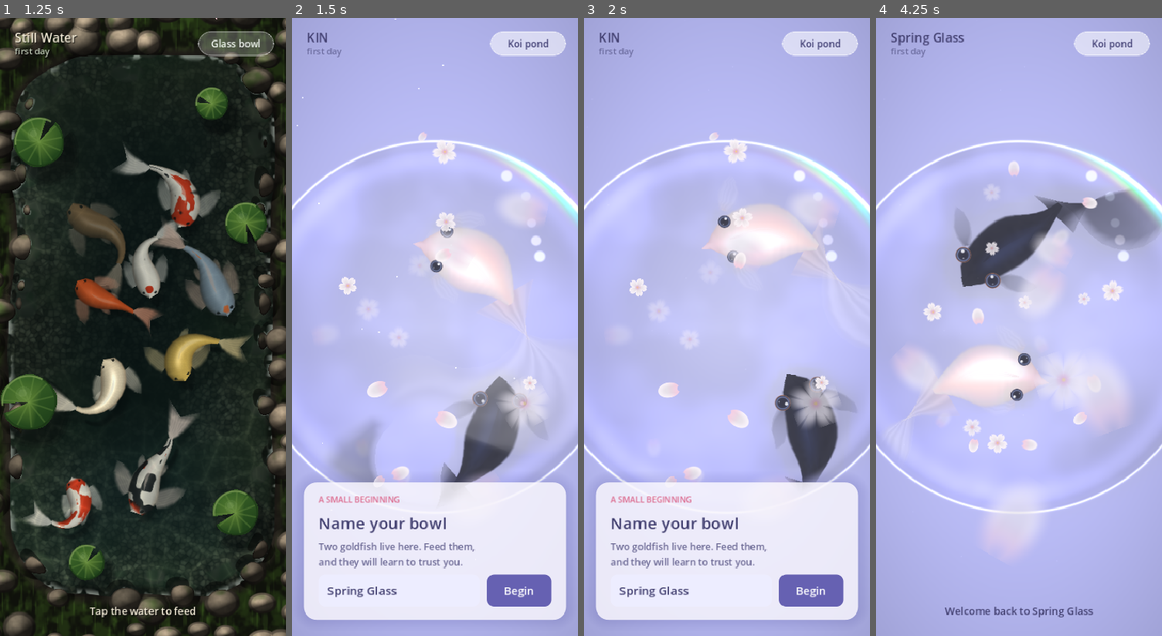
Above: before the commit, frames 1-4 (left to right).
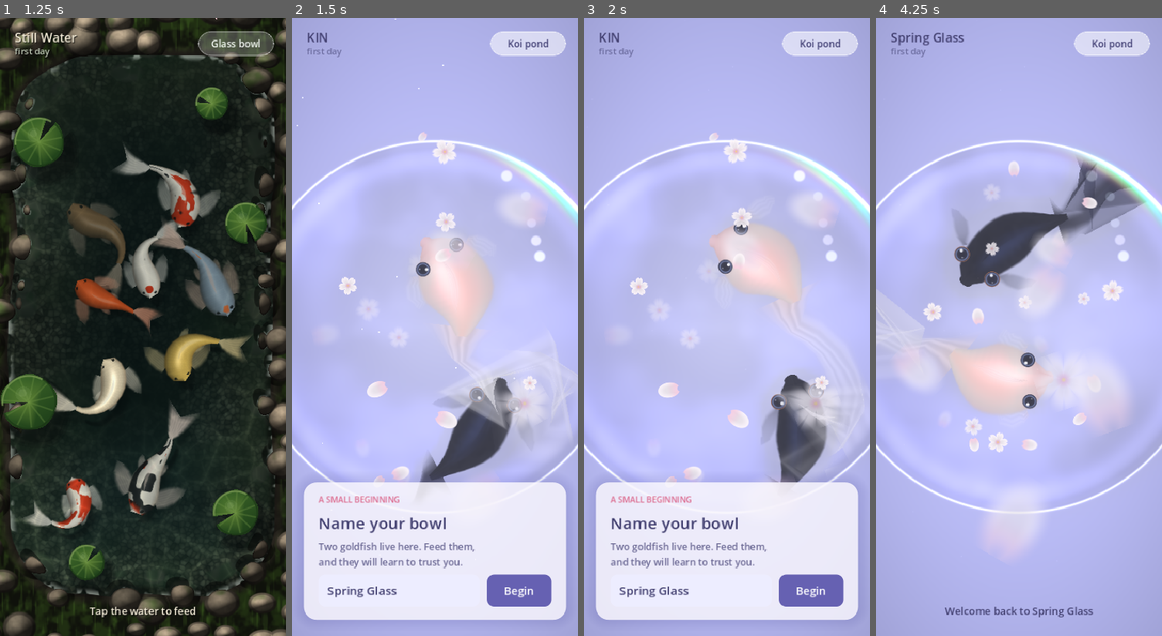
Above: after the commit, the same moments.

Repository: aeiouvcode/kin-living-pond
Game: Godot game, scene res://main.tscn
The game is run twice, just before and just after one commit, with the same random seed, the same clock (stepped at 60 frames per second) and the same inputs.
Inputs:
- Up to frame 1 (1.25 s): click "Begin" at 0.5 s
- Up to frame 2 (1.5 s): click "Glass bowl" at 1.25 s
- Up to frame 3 (2 s): no input
- Up to frame 4 (4.25 s): click "Begin" at 2 s; click "Koi pond" at 2.75 s; click "Glass bowl" at 3.5 s

Frame 1 is identical in both runs. In frame 2, 7.7% of the frame differs, in the area x 12-95%, y 33-77%; in frame 3, 6.5%; in frame 4, 6.4%.

Commit message:
KIN cycle 6: rounder peach ryukin, rounded demekin head, crossing-free soft veils

Diff:
--- a/godot/bowl.gd
+++ b/godot/bowl.gd
@@ -253,8 +253,8 @@
 
 func _build_fish() -> void:
 	var defs = [
-		{"name": "Momo", "kind": 0, "len": 112.0, "w": 54.0, "tail": 190.0, "bold": 0.45},
-		{"name": "Kuro", "kind": 1, "len": 124.0, "w": 44.0, "tail": 150.0, "bold": 0.75},
+		{"name": "Momo", "kind": 0, "len": 104.0, "w": 62.0, "tail": 185.0, "bold": 0.45},
+		{"name": "Kuro", "kind": 1, "len": 124.0, "w": 44.0, "tail": 160.0, "bold": 0.75},
 	]
 	var s = _fish_scale()
 	for i in defs.size():
--- a/godot/goldfish.gd
+++ b/godot/goldfish.gd
@@ -211,7 +211,7 @@
 	var back = (spine[N - 1] - spine[N - 2]).normalized()
 	var side = back.orthogonal()
 	var tseg = tail_len / float(TM - 1)
-	var spread = 0.55 + 0.2 * (1.0 - clampf(speed / 40.0, 0.0, 1.0))
+	var spread = (0.68 if kind == 0 else 0.66) + 0.2 * (1.0 - clampf(speed / 40.0, 0.0, 1.0))
 	var beat = sin(phase) * 0.35
 	var k = clampf(dt * 60.0, 0.2, 1.0)
 	for s in strands.size():
@@ -256,6 +256,27 @@
 			for i in range(2, TM):
 				m[i] = m[i].lerp((a[i] + c[i]) * 0.5, 0.25)
 			strands[s] = m
+	# Keep the strands in order across the veil at every joint. If two swap
+	# sides the membrane between them flips over and draws as a dark shard.
+	for i in range(1, TM):
+		var m = Vector2.ZERO
+		var mp = Vector2.ZERO
+		for s in S:
+			m += strands[s][i]
+			mp += strands[s][i - 1]
+		m /= float(S)
+		mp /= float(S)
+		var lat = (m - mp).normalized().orthogonal()
+		var minsep = width * 0.03 * (1.0 + float(i) * 0.3)
+		var prev_p = -INF
+		for s in S:
+			var st: PackedVector2Array = strands[s]
+			var pj = (st[i] - m).dot(lat)
+			if pj < prev_p + minsep:
+				st[i] += lat * (prev_p + minsep - pj)
+				pj = prev_p + minsep
+				strands[s] = st
+			prev_p = pj
 	var fwd = Vector2.from_angle(heading)
 	for sd in 2:
 		var sgn = -1.0 if sd == 0 else 1.0
@@ -283,7 +304,7 @@
 		var head1 = pow(clampf(u / 0.1, 0.0, 1.0), 0.4)
 		return width * 0.5 * pow(s, 0.45) * (0.7 + 0.3 * head1) * (1.0 - 0.7 * smoothstep(0.45, 1.0, u))
 	var head = pow(clampf(u / 0.18, 0.0, 1.0), 0.5)
-	return width * 0.5 * pow(s, 0.75) * (0.55 + 0.45 * head) * (1.0 - 0.45 * smoothstep(0.55, 1.0, u))
+	return width * 0.5 * pow(s, 0.6) * (0.62 + 0.38 * head) * (1.0 - 0.45 * smoothstep(0.55, 1.0, u))
 
 func build_mesh() -> void:
 	var pts = PackedVector2Array()
@@ -353,12 +374,19 @@
 		uvs.append(Vector2(u2, 1.0))
 		for _j in 3:
 			cols.append(body)
-	var nose = sp[0] + tn[0] * width * 0.12 * sc
-	pts.append(nose)
-	uvs.append(Vector2(0.0, 0.5))
-	cols.append(body)
-	var ni = pts.size() - 1
-	ia.append_array([base, ni, base + 1, base + 1, ni, base + 2])
+	# Rounded snout: a half-ellipse cap so the head never ends in a flat cut.
+	var n0 = tn[0].orthogonal()
+	var w0 = _w(0.0) * sc
+	var reach = w0 * (0.75 if kind == 1 else 0.9)
+	var ci = pts.size()
+	for k in range(1, 8):
+		var a5 = PI * float(k) / 8.0
+		pts.append(sp[0] + n0 * w0 * cos(a5) + tn[0] * reach * sin(a5))
+		uvs.append(Vector2(0.0, 0.5 - 0.5 * cos(a5)))
+		cols.append(body)
+	var ring = [base] + range(ci, ci + 7) + [base + 2]
+	for k in ring.size() - 1:
+		ia.append_array([base + 1, ring[k], ring[k + 1]])
 	for i in N - 1:
 		for j in 2:
 			var a3 = base + i * 3 + j
--- a/godot/shaders/fish2.gdshader
+++ b/godot/shaders/fish2.gdshader
@@ -41,14 +41,14 @@
 		float spec = exp(-pow((x + 0.18) / 0.32, 2.0)) * smoothstep(0.05, 0.3, uv.x) * smoothstep(0.95, 0.45, uv.x);
 		float rim = pow(1.0 - nz, 3.0);
 		if (kind < 0.5) {
-			vec3 base = vec3(1.0, 0.97, 0.95);
-			vec3 peach = vec3(1.0, 0.82, 0.74);
+			vec3 base = vec3(0.99, 0.93, 0.9);
+			vec3 peach = vec3(0.99, 0.76, 0.68);
 			vec3 blush = vec3(0.98, 0.66, 0.68);
 			col = mix(base, peach, smoothstep(0.9, 0.1, abs(x)) * 0.45 * smoothstep(0.0, 0.5, uv.x));
 			float b = smoothstep(0.35, 0.0, uv.x) * 0.8 + vn(vec2(uv.x * 3.0, x * 1.5) + seed) * 0.35 * smoothstep(0.2, 0.5, uv.x) * smoothstep(0.9, 0.6, uv.x);
-			col = mix(col, blush, clamp(b, 0.0, 1.0) * 0.5);
-			col *= 0.8 + 0.22 * nz;
-			col += vec3(1.0) * spec * 0.28;
+			col = mix(col, blush, clamp(b, 0.0, 1.0) * 0.6);
+			col *= 0.78 + 0.2 * nz;
+			col += vec3(1.0) * spec * 0.16;
 			col = mix(col, vec3(1.0, 0.95, 0.97), rim * 0.4);
 		} else {
 			col = vec3(0.03, 0.03, 0.045);
@@ -60,7 +60,7 @@
 		a = smoothstep(0.0, 0.14, edge);
 	} else if (part < 0.75) {
 		float streak = 0.88 + 0.12 * sin(uv.y * 40.0 + uv.x * 5.0 + vn(uv * vec2(3.0, 12.0) + seed) * 3.0);
-		float sw = 0.12 + 0.3 * (1.0 - smoothstep(0.0, 0.4, uv.x));
+		float sw = 0.22 + 0.25 * (1.0 - smoothstep(0.0, 0.4, uv.x));
 		float side = smoothstep(0.0, sw, uv.y) * smoothstep(1.0, 1.0 - sw, uv.y);
 		// Ragged, soft trailing edge so the veil never reads as a polygon.
 		float rag = 0.72 + 0.22 * vn(vec2(uv.y * 9.0, seed));
@@ -69,10 +69,10 @@
 		float silk = 0.94 + 0.06 * sin(uv.y * 30.0 + vn(uv * vec2(2.0, 8.0) + seed) * 4.0);
 		if (kind < 0.5) {
 			col = mix(vec3(1.0, 0.9, 0.88), vec3(1.0, 0.99, 1.0), smoothstep(0.0, 0.3, uv.x)) * silk;
-			a = COLOR.g * tip * root * (0.3 + 0.7 * side) * mix(0.95, 0.55, uv.x);
+			a = COLOR.g * tip * root * (0.06 + 0.94 * side) * mix(1.1, 0.7, uv.x);
 		} else {
 			col = mix(vec3(0.03, 0.03, 0.05), vec3(0.09, 0.1, 0.2), smoothstep(0.2, 1.0, uv.x)) * silk;
-			a = clamp(COLOR.g * tip * root * (0.3 + 0.7 * side) * mix(1.15, 0.6, uv.x), 0.0, 0.85);
+			a = clamp(COLOR.g * tip * root * (0.05 + 0.95 * side) * mix(1.15, 0.6, uv.x), 0.0, 0.85);
 		}
 	} else {
 		vec4 ee = eye(uv * 2.0 - 1.0, kind);
Not shown, changed: godot/CHECKPOINT.md
Not shown, changed: godot/CURRENT_TASK.md
Not shown, changed: godot/HANDOFF.md
